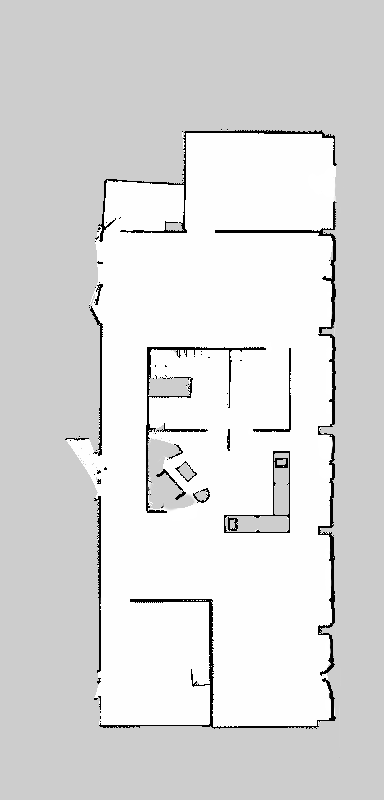
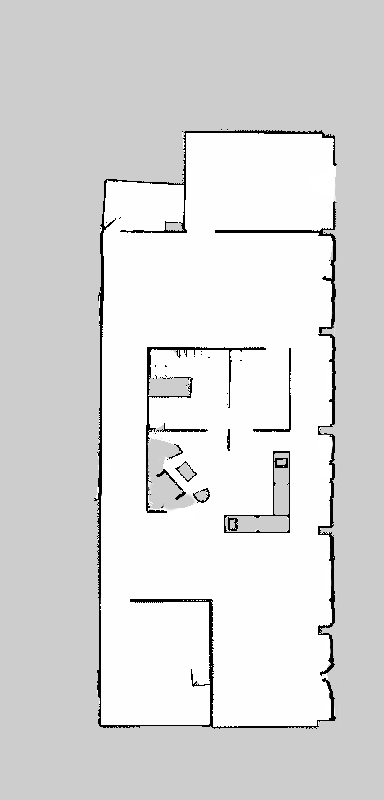
Two versions of the same layered image (384px x 800px). Layer-by-layer changes:
painted on "laas_adream_new.pgm" over [65,224,107,725]
